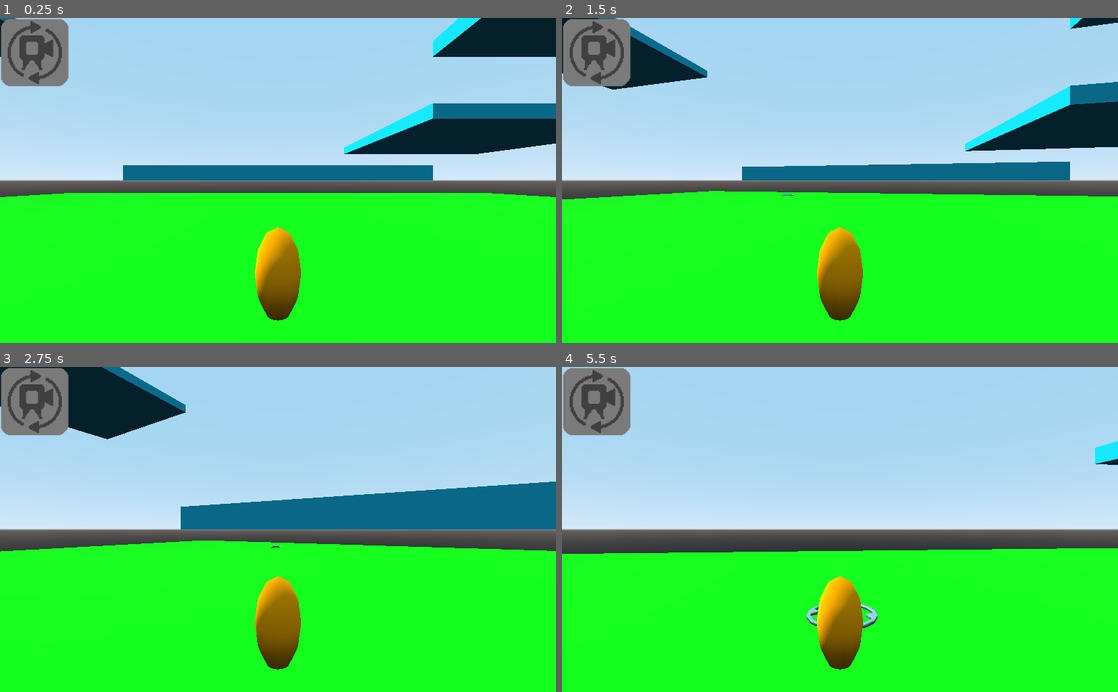
Above: before the commit, frames 1-4 (two rows, left to right).
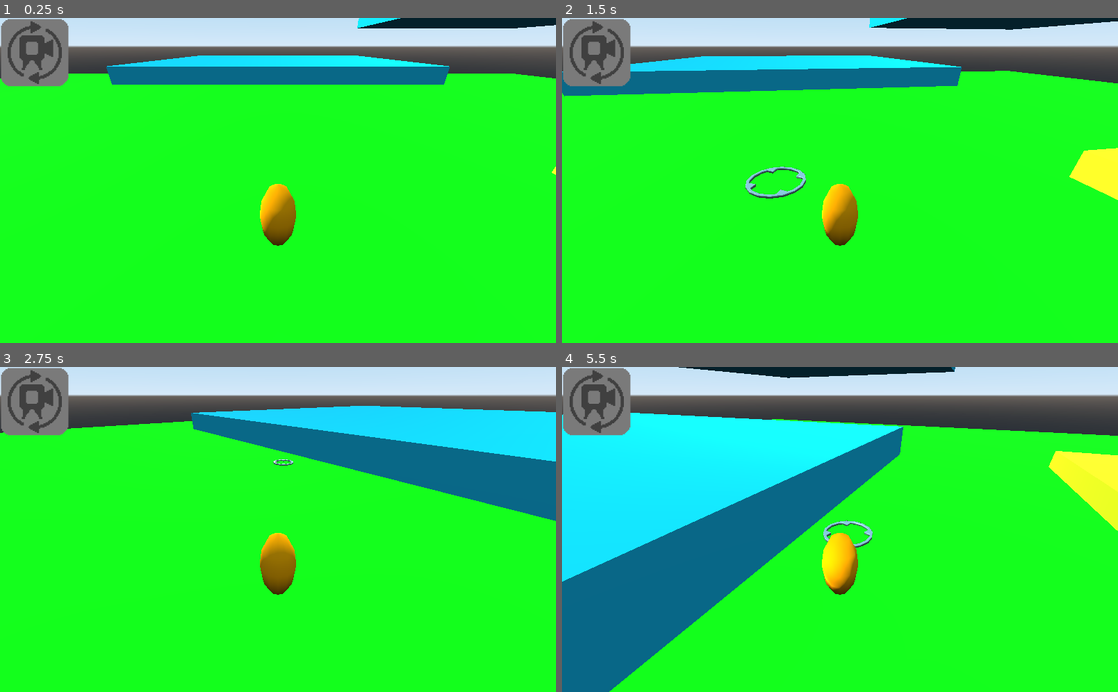
Above: after the commit, the same moments.

Repository: albesca/Test3dPlatformer
Game: Godot game, scene res://Assets/Scenes/Level.tscn
The game is run twice, just before and just after one commit, with the same random seed, the same clock (stepped at 60 frames per second) and the same inputs.
Inputs (mouse positions are in pixels of both pictures, inside the frame that each line leads up to):
- Up to frame 1 (0.25 s): no input
- Up to frame 2 (1.5 s): tap Enter at 0.5 s; move the mouse to (962, 164) at 0.52 s; click (962, 164) at 0.67 s; drag from (728, 196) to (812, 245) at 1.27 s
- Up to frame 3 (2.75 s): move the mouse to (333, 458) at 2.02 s; click (333, 458) at 2.17 s
- Up to frame 4 (5.5 s): drag from (812, 594) to (673, 480) at 2.77 s; move the mouse to (1006, 578) at 3.52 s; click (1006, 578) at 3.67 s; drag from (673, 480) to (756, 448) at 4.27 s; move the mouse to (867, 529) at 5.02 s; click (867, 529) at 5.17 s

The runs differ from the first frame. In frame 1, 54% of the frame differs, in the area x 0-100%, y 0-94%; in frame 2, 54%; in frame 3, 54%; in frame 4, 67%, in the area x 0-100%, y 0-100%.
Error in both runs: Attempt to call function 'queue_free' in base 'previously freed instance' on a null instance. (res://Assets/Scripts/Level.gd:69)

Commit message:
fixed cameras and destination on different levels

Diff:
--- a/Assets/Scenes/Level.tscn
+++ b/Assets/Scenes/Level.tscn
@@ -19,19 +19,6 @@
 walking_speed = 8.0
 angle_precision = 0.01
 max_angle_to_move = 0.25
-
-[node name="BackCamera" type="Camera" parent="Player"]
-transform = Transform( -1, 0, -3.25841e-07, 0, 1, 0, 3.25841e-07, 0, -1, 0, 3, -5 )
-current = true
-
-[node name="FrontCamera" type="Camera" parent="Player"]
-transform = Transform( 1, 0, 0, 0, 1, 0, 0, 0, 1, 0, 3, 5 )
-
-[node name="LeftCamera" type="Camera" parent="Player"]
-transform = Transform( -1.62921e-07, 0, 1, 0, 1, 0, -1, 0, -1.62921e-07, 5, 3, 0 )
-
-[node name="RightCamera" type="Camera" parent="Player"]
-transform = Transform( -1.62921e-07, 0, -1, 0, 1, 0, 1, 0, -1.62921e-07, -5, 3, 0 )
 
 [node name="DirectionalLight" type="DirectionalLight" parent="."]
 transform = Transform( 0.5, -0.433013, 0.75, 0, 0.866025, 0.5, -0.866025, -0.25, 0.433013, 0, 0, 0 )
--- a/Assets/Scenes/Player.tscn
+++ b/Assets/Scenes/Player.tscn
@@ -36,4 +36,16 @@
 enabled = true
 cast_to = Vector3( 0, -0.2, 0 )
 collision_mask = 8
+
+[node name="BackCamera" type="Camera" parent="."]
+transform = Transform( -1, 1.62921e-07, -2.82187e-07, 0, 0.866025, 0.5, 3.25841e-07, 0.5, -0.866025, 0, 5, -5 )
+
+[node name="LeftCamera" type="Camera" parent="."]
+transform = Transform( -1.62921e-07, -0.5, 0.866025, 0, 0.866025, 0.5, -1, 8.14603e-08, -1.41093e-07, 7.5, 5, 2.5 )
+
+[node name="RightCamera" type="Camera" parent="."]
+transform = Transform( -1.62921e-07, 0.5, -0.866025, 0, 0.866025, 0.5, 1, 8.14603e-08, -1.41093e-07, -7.5, 5, 2.5 )
+
+[node name="FrontCamera" type="Camera" parent="."]
+transform = Transform( 1, 0, 0, 0, 0.866025, 0.5, 0, -0.5, 0.866025, 0, 5, 7.5 )
 [connection signal="input_event" from="." to="." method="jump"]
--- a/Assets/Scripts/Global.gd
+++ b/Assets/Scripts/Global.gd
@@ -2,6 +2,12 @@
 
 
 const DEFAULT_PRECISION = 0.01
+const MIN_ROTATING_SPEED = 0.25
+const WORLD_FLOOR = -20.0
+const DRAG_FACTOR = 100.0
+const FALL_THRESHOLD = -0.5
+const GRAVITY_FACTOR = 10.0
+const FALL_FACTOR = 4.0
 
 
 func round_vector3(vector, precision = DEFAULT_PRECISION):
--- /dev/null
+++ b/Assets/Scripts/Mob.gd
@@ -0,0 +1,148 @@
+extends KinematicBody
+
+
+var HEIGHT = 2.0
+var last_distance_to_destination = 0
+var last_angle_to_destination = 0
+var velocity = Vector3.ZERO
+var standing_on_ground
+var jumping
+var destination = null
+var speed = 0
+var running = false
+export var angle_precision = 0.05
+export var distance_precision = 1
+export var rotating_speed = 5.0
+export var max_angle_to_move = PI / 4.0
+export var acceleration_factor = 20.0
+export var speed_precision = 0.01
+export var walking_speed = 10.0
+export var running_factor = 2.0
+export var jump_strenght = 10.0
+
+
+func _physics_process(delta):
+	standing_on_ground = !jumping and (is_on_floor() or \
+			$GroundDetector.is_colliding())
+	transform = transform.orthonormalized()
+	if velocity != Vector3.ZERO:
+		velocity = move_and_slide(velocity, Vector3.UP)
+		if is_on_floor():
+			jumping = false
+
+	if destination and standing_on_ground:
+		var angle_to_target = get_angle_to_target(\
+				get_destination_same_altitude(destination))
+		if abs(angle_to_target) > angle_precision and \
+					(last_angle_to_destination == 0 or abs(angle_to_target) <= \
+					abs(last_angle_to_destination)):
+
+			var angle_rotation = get_angle_rotation(angle_to_target, delta)
+			rotate_y(angle_rotation)
+
+		var distance_to_destination = 0
+		if destination:
+			distance_to_destination = transform.origin.distance_to(\
+					get_destination_same_altitude(destination))
+
+		if distance_to_destination > distance_precision and \
+				is_getting_closer(distance_to_destination):
+
+			last_distance_to_destination = distance_to_destination
+			if abs(angle_to_target) < max_angle_to_move:
+				var applied_acceleration = acceleration_factor
+				if angle_to_target > PI / 2.0 and velocity.length() > \
+						speed_precision:
+					applied_acceleration = Global.DRAG_FACTOR * -1
+				speed = clamp(speed + applied_acceleration * delta, 0, \
+						walking_speed)
+				velocity = transform.basis.z * speed
+
+		else:
+			if abs(angle_to_target) < angle_precision or \
+					(last_distance_to_destination < distance_to_destination \
+					and last_distance_to_destination != 0) or \
+					(last_angle_to_destination != 0 and abs(angle_to_target) > \
+					abs(last_angle_to_destination)):
+				reset_destination()
+
+		last_angle_to_destination = angle_to_target
+
+	if standing_on_ground:
+		velocity.y = 0
+		if !destination:
+			if velocity.z != 0:
+				velocity.z = clamp(abs(velocity.z) - Global.DRAG_FACTOR * \
+						delta, 0, abs(velocity.z)) * (abs(velocity.z) / \
+						velocity.z)
+			if velocity.x != 0:
+				velocity.x = clamp(abs(velocity.x) - Global.DRAG_FACTOR * \
+						delta, 0, abs(velocity.x)) * (abs(velocity.x) / \
+						velocity.x)
+
+			if abs(velocity.z) < speed_precision:
+				velocity.z = 0
+			if abs(velocity.x) < speed_precision:
+				velocity.x = 0
+
+	else:
+		var fall_factor = 1.0
+		if velocity.y < Global.FALL_THRESHOLD:
+			fall_factor = Global.FALL_FACTOR
+		velocity.y = clamp(velocity.y - Global.GRAVITY_FACTOR * delta * \
+				fall_factor, -Global.GRAVITY_FACTOR * fall_factor, velocity.y)
+
+
+func is_getting_closer(distance_to_destination):
+	var result = false
+	if last_distance_to_destination == 0:
+		result = true
+	elif velocity == Vector3.ZERO:
+		result = true
+	elif distance_to_destination < last_distance_to_destination:
+		result = true
+	elif distance_to_destination > distance_precision * 2:
+		result = true
+
+	return result
+
+
+func get_angle_rotation(angle_to_target, delta):
+	var rotating_factor = clamp(rotating_speed * (abs(angle_to_target) / PI), \
+			rotating_speed * Global.MIN_ROTATING_SPEED, rotating_speed)
+	var result = clamp(abs(angle_to_target) * rotating_factor * \
+			delta, 0, abs(angle_to_target)) * (angle_to_target / \
+			abs(angle_to_target))
+	return result
+
+
+func get_angle_to_target(target):
+	var target_transform = transform.looking_at(target, Vector3.UP)
+	var starting_rotation = transform.rotated(Vector3.UP, PI).basis.get_euler().y
+	var target_rotation = target_transform.basis.get_euler().y
+	var angle_to_target = target_rotation - starting_rotation
+	if abs(angle_to_target) > PI:
+		angle_to_target = (2 * PI - abs(angle_to_target)) * \
+				(abs(angle_to_target) / angle_to_target) * -1
+	return angle_to_target
+
+
+func get_jump_vector(jump_factor):
+	var jump_angle = acos(clamp(jump_factor / HEIGHT, 0.25, 0.75))
+	var result = transform.basis.z.rotated(transform.basis.x, -jump_angle)
+	return result
+
+
+func reset_destination():
+	destination = null
+	last_distance_to_destination = 0
+	last_angle_to_destination = 0
+	speed = 0
+
+
+func get_destination_same_altitude(target):
+	var result = Vector3()
+	result.x = target.x
+	result.z = target.z
+	result.y = transform.origin.y
+	return result
--- a/Assets/Scripts/Player.gd
+++ b/Assets/Scripts/Player.gd
@@ -1,34 +1,11 @@
-extends KinematicBody
+extends "res://Assets/Scripts/Mob.gd"
 
 signal reset_level
 signal spawn_destination_marker(position)
 signal despawn_destination_marker
 
-const HEIGHT = 2.0
-const DRAG_FACTOR = 100.0
-const GRAVITY_FACTOR = 10.0
-const FALL_THRESHOLD = -0.5
-const FALL_FACTOR = 4.0
-const MIN_ROTATING_SPEED = 0.25
-const WORLD_FLOOR = -20.0
-export var rotating_speed = 5.0
-export var walking_speed = 10.0
-export var acceleration_factor = 20.0
-export var running_factor = 2.0
-export var jump_strenght = 10.0
-export var angle_precision = 0.05
-export var max_angle_to_move = PI / 4.0
-export var distance_precision = 1
-export var speed_precision = 0.01
-var velocity = Vector3.ZERO
-var destination = null
-var running = false
-var jumping
-var speed = 0
-var last_distance_to_destination = 0
-var last_angle_to_destination = 0
+
 var starting_transform
-var standing_on_ground
 
 
 func _init():
@@ -36,76 +13,8 @@
 
 
 func _process(_delta):
-	if transform.origin.y < WORLD_FLOOR:
+	if transform.origin.y < Global.WORLD_FLOOR:
 		reset_player()
-
-
-func _physics_process(delta):
-	standing_on_ground = !jumping and (is_on_floor() or \
-			$GroundDetector.is_colliding())
-	transform = transform.orthonormalized()
-	if velocity != Vector3.ZERO:
-		velocity = move_and_slide(velocity, Vector3.UP)
-		if is_on_floor():
-			jumping = false
-
-	if destination and standing_on_ground:
-		var angle_to_target = get_angle_to_target(destination)
-		if abs(angle_to_target) > angle_precision and \
-					(last_angle_to_destination == 0 or abs(angle_to_target) <= \
-					abs(last_angle_to_destination)):
-
-			var angle_rotation = get_angle_rotation(angle_to_target, delta)
-			rotate_y(angle_rotation)
-
-		var distance_to_destination = 0
-		if destination:
-			distance_to_destination = transform.origin.distance_to(destination)
-
-		if distance_to_destination > distance_precision and \
-				is_getting_closer(distance_to_destination):
-
-			last_distance_to_destination = distance_to_destination
-			if abs(angle_to_target) < max_angle_to_move:
-				var applied_acceleration = acceleration_factor
-				if angle_to_target > PI / 2.0 and velocity.length() > \
-						speed_precision:
-					applied_acceleration = DRAG_FACTOR * -1
-				speed = clamp(speed + applied_acceleration * delta, 0, \
-						walking_speed)
-				velocity = transform.basis.z * speed
-
-		else:
-			if abs(angle_to_target) < angle_precision or \
-					(last_distance_to_destination < distance_to_destination \
-					and last_distance_to_destination != 0) or \
-					(last_angle_to_destination != 0 and abs(angle_to_target) > \
-					abs(last_angle_to_destination)):
-				reset_destination()
-
-		last_angle_to_destination = angle_to_target
-
-	if standing_on_ground:
-		velocity.y = 0
-		if !destination:
-			if velocity.z != 0:
-				velocity.z = clamp(abs(velocity.z) - DRAG_FACTOR * delta, 0, \
-						abs(velocity.z)) * (abs(velocity.z) / velocity.z)
-			if velocity.x != 0:
-				velocity.x = clamp(abs(velocity.x) - DRAG_FACTOR * delta, 0, \
-						abs(velocity.x)) * (abs(velocity.x) / velocity.x)
-
-			if abs(velocity.z) < speed_precision:
-				velocity.z = 0
-			if abs(velocity.x) < speed_precision:
-				velocity.x = 0
-
-	else:
-		var fall_factor = 1.0
-		if velocity.y < FALL_THRESHOLD:
-			fall_factor = FALL_FACTOR
-		velocity.y = clamp(velocity.y - GRAVITY_FACTOR * delta * fall_factor, \
-				-GRAVITY_FACTOR * fall_factor, velocity.y)
 
 
 func jump(_camera, event, click_position, _click_normal, _shape_idx):
@@ -119,23 +28,6 @@
 			print(velocity)
 		else:
 			print("I can't jump in midair!")
-
-
-func get_jump_vector(jump_factor):
-	var jump_angle = acos(clamp(jump_factor / HEIGHT, 0.25, 0.75))
-	var result = transform.basis.z.rotated(transform.basis.x, -jump_angle)
-	return result
-
-
-func get_angle_to_target(target):
-	var target_transform = transform.looking_at(target, Vector3.UP)
-	var starting_rotation = transform.rotated(Vector3.UP, PI).basis.get_euler().y
-	var target_rotation = target_transform.basis.get_euler().y
-	var angle_to_target = target_rotation - starting_rotation
-	if abs(angle_to_target) > PI:
-		angle_to_target = (2 * PI - abs(angle_to_target)) * \
-				(abs(angle_to_target) / angle_to_target) * -1
-	return angle_to_target
 
 
 func set_destination(new_destination):
@@ -154,29 +46,6 @@
 	emit_signal("despawn_destination_marker")
 
 
-func is_getting_closer(distance_to_destination):
-	var result = false
-	if last_distance_to_destination == 0:
-		result = true
-	elif velocity == Vector3.ZERO:
-		result = true
-	elif distance_to_destination < last_distance_to_destination:
-		result = true
-	elif distance_to_destination > distance_precision * 2:
-		result = true
-
-	return result
-
-
-func get_angle_rotation(angle_to_target, delta):
-	var rotating_factor = clamp(rotating_speed * (abs(angle_to_target) / PI), \
-			rotating_speed * MIN_ROTATING_SPEED, rotating_speed)
-	var result = clamp(abs(angle_to_target) * rotating_factor * \
-			delta, 0, abs(angle_to_target)) * (angle_to_target / \
-			abs(angle_to_target))
-	return result
-
-
 func reset_player():
 	transform = starting_transform
 	reset_destination()
